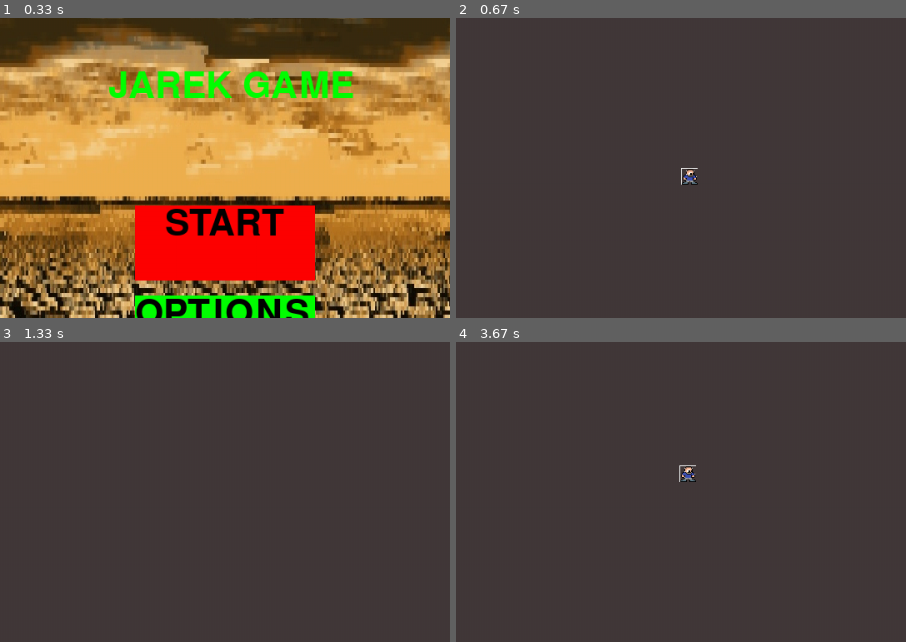
Above: before the commit, frames 1-4 (two rows, left to right).
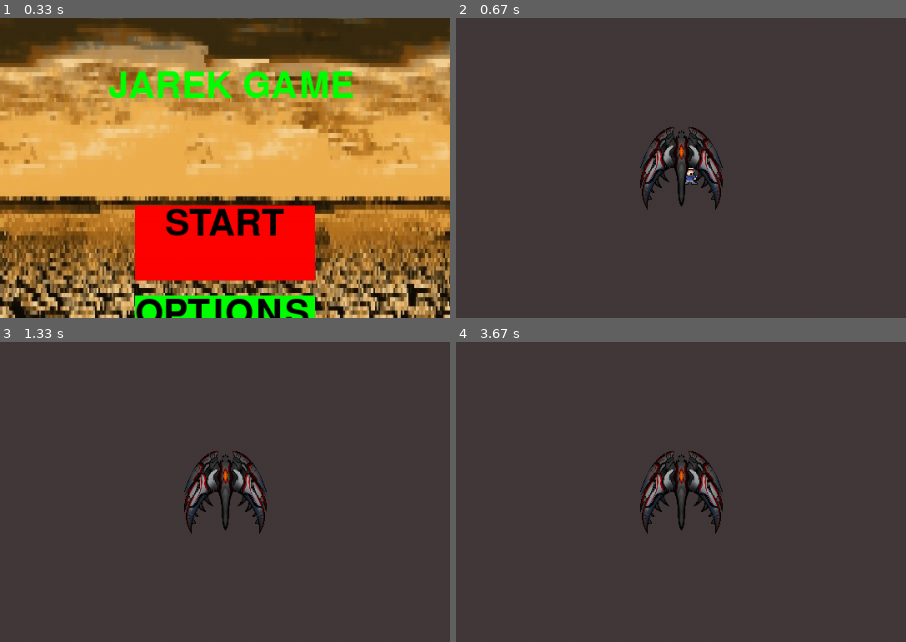
Above: after the commit, the same moments.

Repository: heavykisiel/PygameProject2
Game: pygame game, started from main.py
Same seed, same stepped clock (60 frames per second), same inputs: the game is played once before the commit and once after it.
Inputs (mouse positions are % of the whole screen's width and height, from its top left):
- Up to frame 1 (0.33 s): no input
- Up to frame 2 (0.67 s): click "START" at 0.38 s
- Up to frame 3 (1.33 s): hold Space 0.67-1.13 s; hold Right 0.67-1.13 s; move the mouse to (46, 54) at 0.7 s; hold Right from 1.17 s (still down)
- Up to frame 4 (3.67 s): release Right at 1.63 s; hold Up 1.67-1.97 s; tap Space at 2.5 s; hold Left 2.83-3.37 s; hold Down from 3.4 s (still down)
The pictures show only the part of the screen within x 25-75%, y 25-75%; the shares and areas given below are measured in that part.

Frame 1 is identical in both runs. In frame 2, 2.2% of the frame differs, in the area x 40-60%, y 36-64%; in frame 3, 2.1%; in frame 4, 2.2%.

Commit message:
Add files via upload

Diff:
--- a/Bullets.py
+++ b/Bullets.py
@@ -1,14 +1,14 @@
 import pygame
 from textures import TextureLoader
 
-
 class Bullets(pygame.sprite.Sprite):
-    def __init__(self, x, y, scale, direction, speed):
+    def __init__(self, x, y, scale, direction, speed,surface_size):
         pygame.sprite.Sprite.__init__(self)
         image = TextureLoader.Load_Bullet_test_Texture()
         self.image = pygame.transform.scale(image, (int(image.get_width() * scale), int(image.get_height() * scale)))
         self.rect = self.image.get_rect()
         self.rect.center = [x, y]
+        self.surface_size = surface_size
         self.speed = speed
         self.direction = direction
         self.speedBullet = 2
@@ -19,3 +19,6 @@
             self.rect.x += (self.direction * self.speed)
         if self.direction == 2 or self.direction == -2:
             self.rect.y += ((self.direction / 2) * self.speed)
+
+        if self.rect.left<15 or self.rect.right > self.surface_size[0]-15:
+            self.kill()
--- /dev/null
+++ b/Enemy.py
@@ -0,0 +1,38 @@
+import pygame
+
+from textures import TextureLoader
+from Bullets import Bullets
+red = (255,0,0)
+green = (0,255,0)
+class Enemy(pygame.sprite.Sprite):
+    def __init__(self, pos, group,screen):
+        super().__init__(group)
+        self.image = TextureLoader.Load_Enemy_Texture()
+        self.rect = self.image.get_rect(center=pos)
+        self.screen = screen
+        self.direction = pygame.math.Vector2()
+        self.enemy_position = pos
+        self.alive = True
+        # spawn
+        self.health = 100
+        self.healthMax = 100
+        self.healthMin = self.health
+        self.speed = 16
+        self.speedBullet = 32
+        self.shootCooldown = 0
+        self.lastShot = pygame.time.get_ticks()
+        self.bulletGroup = pygame.sprite.Group()
+        self.shooting = False
+        self.enemyDirection = 1
+
+    def draw(self):
+        self.screen.blit(self.image, self.rect)
+
+    def check_alive(self):
+        if self.health <= 0:
+            self.health = 0
+            self.alive = False
+            self.kill()
+
+    def update(self):
+        self.check_alive()
--- a/Gameplay.py
+++ b/Gameplay.py
@@ -8,6 +8,9 @@
 from map import Map
 from textures.TextureLoader import Load_Block_Textures
 from Player import Player
+from Enemy import Enemy
+from Bullets import Bullets
+
 
 
 class Gameplay(pygame.sprite.Group):
@@ -22,7 +25,10 @@
         self.screen.fill((0, 0, 0))
         self.camera_group = Camera()
         self.display = pygame.Surface((300, 300))
-        self.player = Player((540, 360), self.camera_group)
+        self.player = Player((540, 360), self.camera_group,self.screen,self.surface_size)
+        self.enemy=Enemy((540,360),self.camera_group,self.screen)
+        self.enemyGroup = pygame.sprite.Group()
+        self.enemyGroup.add(self.enemy)
         self.block_pixelsx = 30
         self.block_pixelsy = 30
         self.texture_count_per_tilex = 36
@@ -187,12 +193,27 @@
             self.screen.fill((0, 0, 0))
             self.camera_group.update()
             self.drawMap(self.player)
+
+            for self.enemy in self.enemyGroup:
+                 self.enemy.draw()
+
+
             self.camera_group.draw(self.player)
             self.player.bulletGroup.update()
             self.player.bulletGroup.draw(self.screen)
             if self.player.shooting:
                 self.player.shoot()
 
+
+            if pygame.sprite.spritecollide(self.enemy, self.player.bulletGroup, False):
+                if self.enemy.alive:
+                    print("ZYCIEZYCIEZYCIEZYCIE")
+                    self.enemy.healthMin -=20
+                    self.enemy.health -= 20
+                    for bullets in self.player.bulletGroup:
+                        bullets.kill()
+                    print(self.enemy.health)
+
             pygame.display.update()
             pygame.time.Clock().tick(60)
 
--- a/Player.py
+++ b/Player.py
@@ -4,21 +4,30 @@
 from Bullets import Bullets
 
 
+red = (255,0,0)
+green = (0,255,0)
 class Player(pygame.sprite.Sprite):
-    def __init__(self, pos, group):
+    def __init__(self, pos, group,screen,surface_size):
         super().__init__(group)
         self.image = TextureLoader.Load_Player_Texture()
         self.rect = self.image.get_rect(center=pos)
         self.direction = pygame.math.Vector2()
+        self.playerDirection = 1
         self.player_position = pos
+        self.screen = screen
+        self.surface_size=surface_size
         # spawn
         self.speed = 16
         self.speedBullet = 32
         self.shootCooldown = 0
+        self.alive = True
+        self.health = 100
+        self.healthMax = 100
+        self.healthMin = self.health
         self.lastShot = pygame.time.get_ticks()
         self.bulletGroup = pygame.sprite.Group()
         self.shooting = False
-        self.playerDirection = 1
+
 
     def input(self):
         keys = pygame.key.get_pressed()
@@ -40,13 +49,15 @@
         else:
             self.direction.x = 0
         if keys[pygame.K_SPACE]:
-            print("LOLOLO")
+            print("1231231231231231223LOLOLO")
             self.shooting = True
 
     def update(self):
         if self.shootCooldown > 0:
             self.shootCooldown -= 1
         self.input()
+
+
 
     def shoot(self):
 
@@ -55,7 +66,7 @@
             self.shootCooldown = 20
             if self.playerDirection == 2 or self.playerDirection == -2:
                 bullet = Bullets(self.player_position[0] + (0.1 * self.rect.size[0] * (self.playerDirection / 2)),
-                                 self.player_position[1], 1, self.playerDirection, self.speedBullet)
+                                 self.player_position[1], 1, self.playerDirection, self.speedBullet,self.surface_size)
 
                 self.bulletGroup.add(bullet)
                 self.shooting = False
@@ -63,14 +74,14 @@
                 if self.playerDirection == 1:
                     bullet = Bullets(self.player_position[0],
                                      self.player_position[1] + (0.1 * self.rect.size[0] * self.playerDirection), 1,
-                                     self.playerDirection, self.speedBullet)
+                                     self.playerDirection, self.speedBullet,self.surface_size)
 
                     self.bulletGroup.add(bullet)
                     self.shooting = False
                 else:
                     bullet = Bullets(self.player_position[0],
                                      self.player_position[1] + (0.1 * self.rect.size[0] * self.playerDirection), 1,
-                                     self.playerDirection, self.speedBullet)
+                                     self.playerDirection, self.speedBullet,self.surface_size)
                     print(bullet)
 
                     self.bulletGroup.add(bullet)
--- /dev/null
+++ b/textures/Enemy.py
@@ -0,0 +1,20 @@
+import pygame
+
+from textures import TextureLoader
+from Bullets import Bullets
+
+class Enemy(pygame.sprite.Sprite):
+    def __init__(self, pos, group):
+        super().__init__(group)
+        self.image = TextureLoader.Load_Enemy_Texture()
+        self.rect = self.image.get_rect(center=pos)
+        self.direction = pygame.math.Vector2()
+        self.enemy_position = pos
+        # spawn
+        self.speed = 16
+        self.speedBullet = 32
+        self.shootCooldown = 0
+        self.lastShot = pygame.time.get_ticks()
+        self.bulletGroup = pygame.sprite.Group()
+        self.shooting = False
+        self.enemyDirection = 1
--- a/textures/TextureLoader.py
+++ b/textures/TextureLoader.py
@@ -16,6 +16,13 @@
     player_img.set_colorkey((246, 246, 246))
 
     return player_img
+
+def Load_Enemy_Texture():
+    enemy_img = pygame.image.load('textures/enemy.png').convert_alpha()
+    enemy_img = pygame.transform.scale(enemy_img, (100, 100))
+    enemy_img.set_colorkey((246, 246, 246))
+
+    return enemy_img
 
 
 def Load_Block_Textures(block_pixels_x, block_pixels_y, id_block):
Binary file added: textures/enemy.png
Not shown, added: textures/Battle.net-Setup.exe
